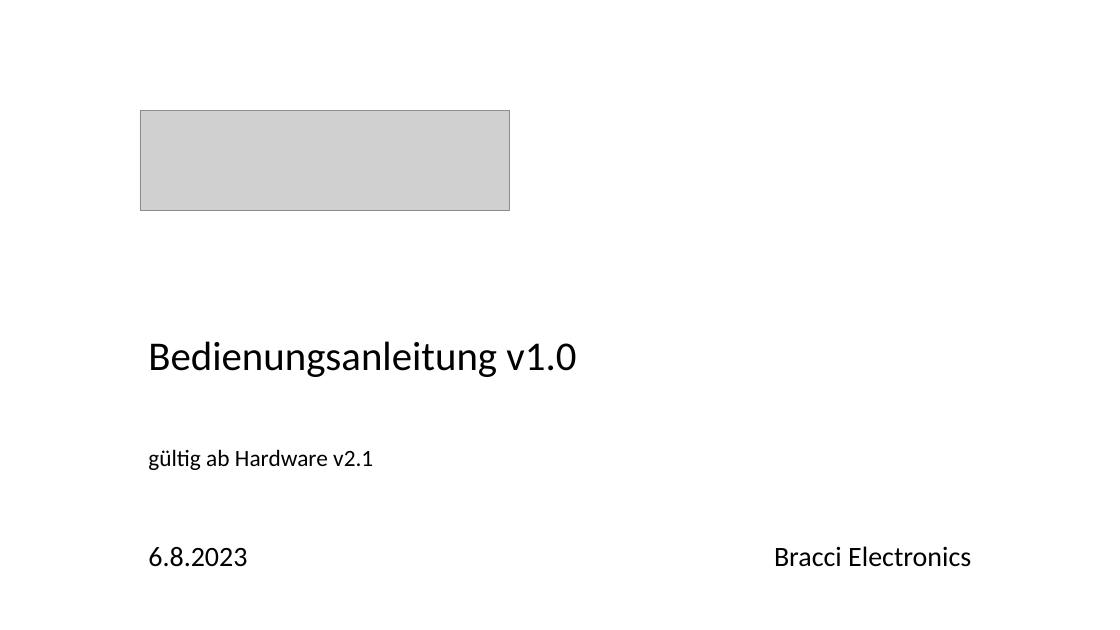
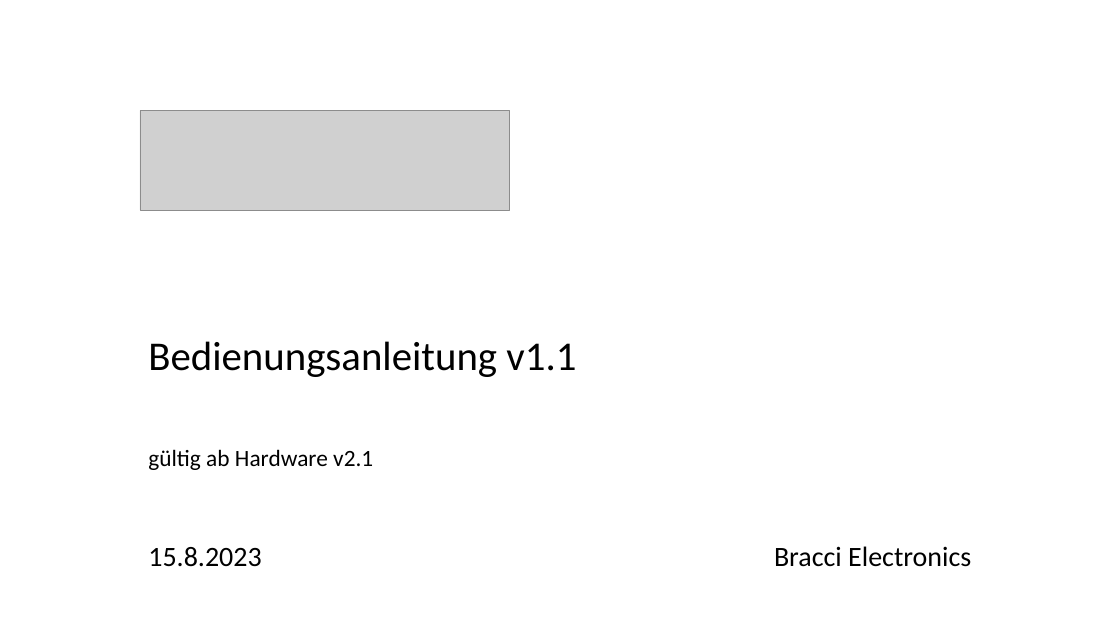
Before and after one commit to crianer/Qlockwork, a slide deck: slide 1 of misc/Instruction/Bedienungsanleitung_QlockWiFive_2.pptx. Drawn at 1120x630 pixels with LibreOffice and Linux fonts; fonts in the diff are those of the drawing; grey boxes stand for pictures. Boxes give left, top, right and bottom in pixels: in the first picture for what was removed or moved away, otherwise in the second. Text is boxed around its words. In the diff, an @@ line names an element or a change of style, - is before the commit and + after.

```diff
--- a/misc/Instruction/Bedienungsanleitung_QlockWiFive_2.pptx
+++ b/misc/Instruction/Bedienungsanleitung_QlockWiFive_2.pptx
@@ subtitle at (x1=148, y1=341, x2=576, y2=377): text changed @@
-Bedienungsanleitung v1.0
+Bedienungsanleitung v1.1
@@ text at (x1=148, y1=547, x2=261, y2=567): text changed @@
-6.8.2023
+15.8.2023
```
Also in this commit, not shown: 5 other slides changed, 20 other files.
